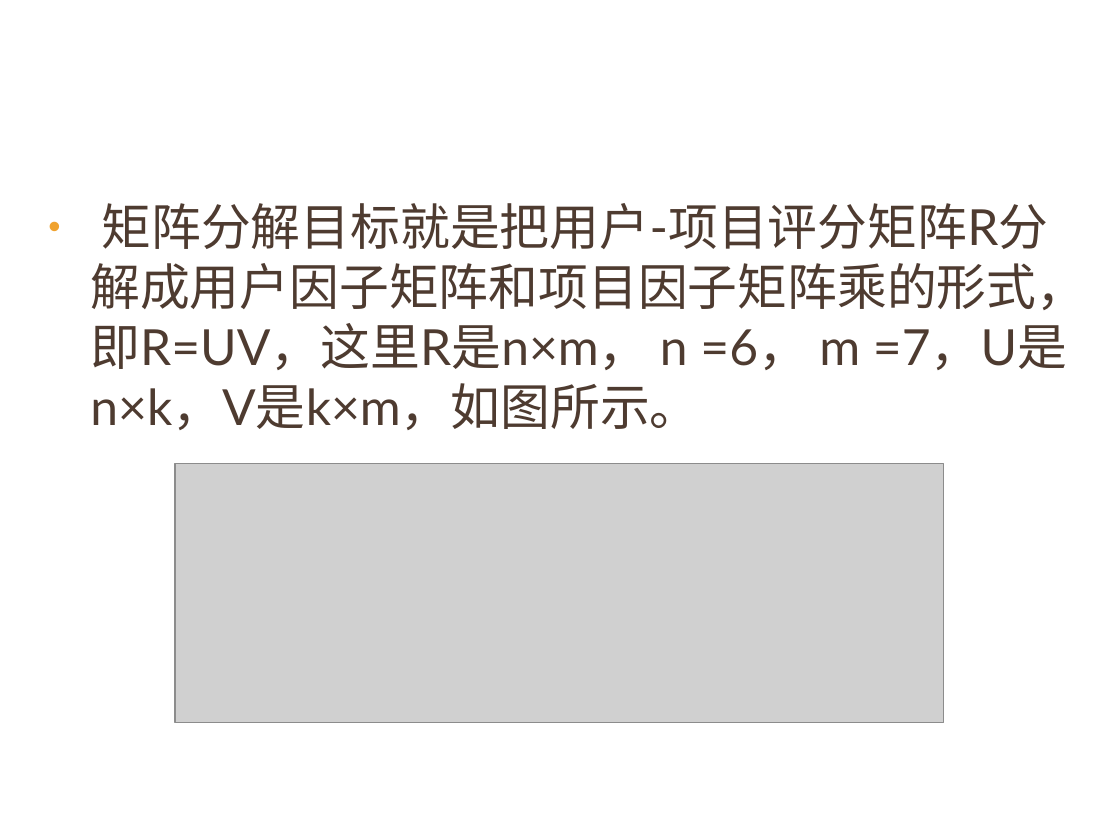
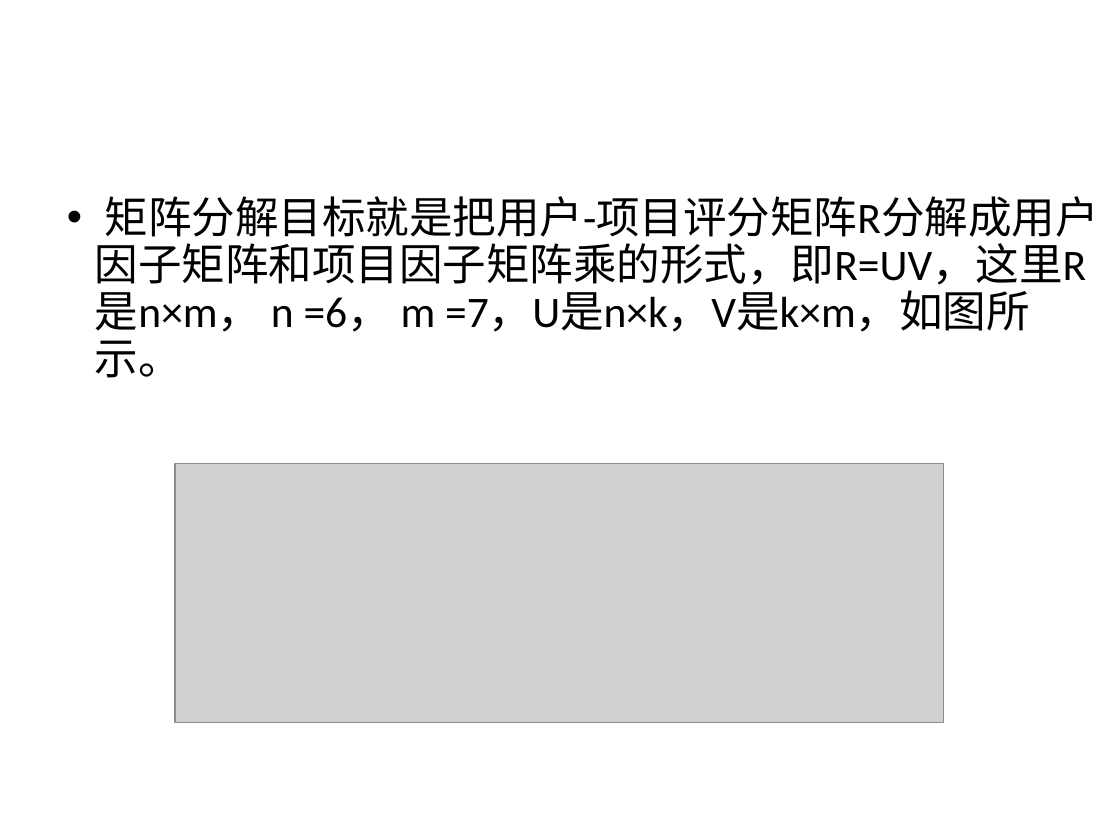
Before and after one commit to wykxwyc/wykxwyc.github.io, a slide deck: slide 26 of files/奇异值分解及应用.ppt. Drawn at 1120x840 pixels with LibreOffice and Linux fonts; fonts in the diff are those of the drawing; grey boxes stand for pictures; background and template pictures are left out. Boxes give left, top, right and bottom in pixels: in the first picture for what was removed or moved away, otherwise in the second. Text is boxed around its words. In the diff, an @@ line names an element or a change of style, - is before the commit and + after.

```diff
--- a/files/奇异值分解及应用.ppt
+++ b/files/奇异值分解及应用.ppt
@@ text "矩阵分解目标就是把用户-项目评分矩阵R分解成用户因子矩阵和项目因子矩阵乘的形式，即R=UV，这里R是n×m， n =6， ...": place and size @@
-text "矩阵分解目标就是把用户-项目评分矩阵R分解成用户因子矩阵和项目因子矩阵乘的形式，即R=UV，这里R是n×m， n =6， ..." at [90, 203, 1067, 430]
+text "矩阵分解目标就是把用户-项目评分矩阵R分解成用户因子矩阵和项目因子矩阵乘的形式，即R=UV，这里R是n×m， n =6， ..." at [95, 196, 1099, 378]
@@ text "矩阵分解目标就是把用户-项目评分矩阵R分解成用户因子矩阵和项目因子矩阵乘的形式，即R=UV，这里R是n×m， n =6， ..." at [95, 196, 1099, 378]: size 32 to 28 pt, font Lato to Calibri, text colour #4E3B30 to #000000; indent changed; line spacing 1 to 0.9; more space between paragraphs; bullet colour #F0A22E to #000000 @@
```
Also in this commit, not shown: 16 other slides changed, 3 other files.
